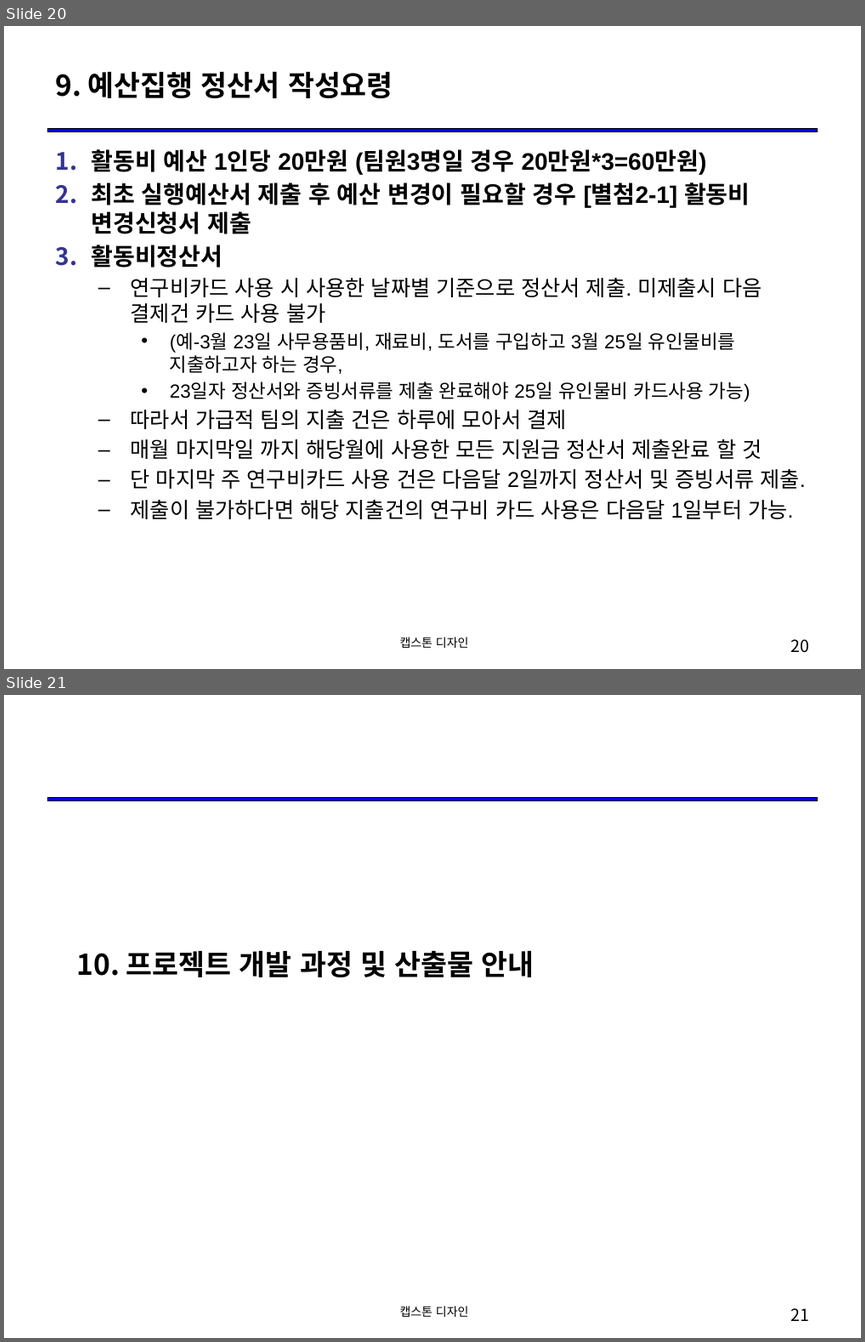
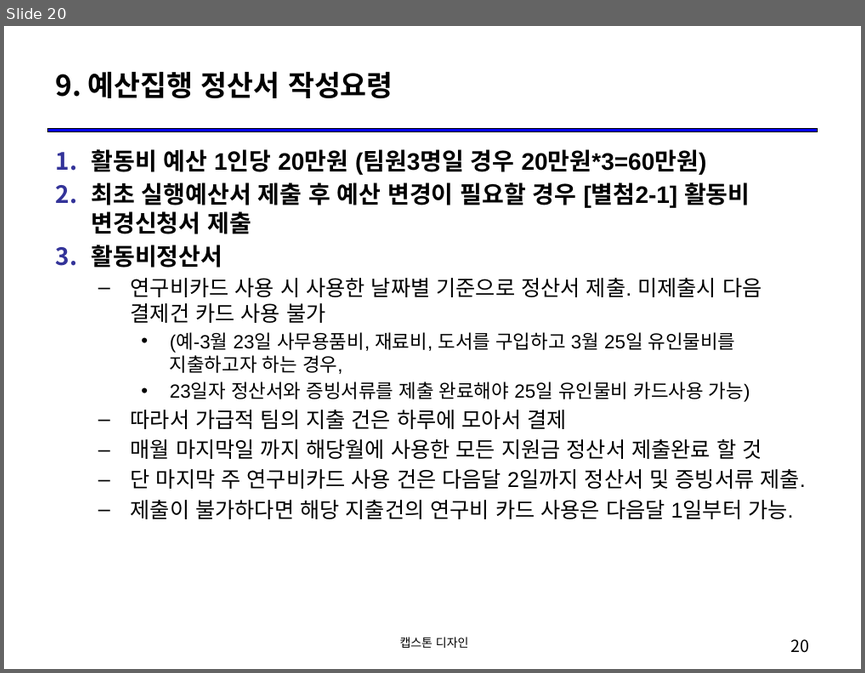
Before and after one commit to hallymsw/2021_1_CapstoneDesign, a slide deck: 01_OT/OT_캡스톤디자인_안내.pptx. Shown one above the other, each under a label of ours: slides 20 and 21 before the commit, slide 20 after it. The pictures are 865x1342 and 865x673 pixels, drawn with LibreOffice and Linux fonts; fonts in the diff are those of the drawing. Boxes give left, top, right and bottom in pixels: in the first picture for what was removed or moved away, otherwise in the second. Text is boxed around its words. In the diff, an @@ line names an element or a change of style, - is before the commit and + after.

```diff
--- a/01_OT/OT_캡스톤디자인_안내.pptx
+++ b/01_OT/OT_캡스톤디자인_안내.pptx
@@ slide 21 removed at bbox=[4, 695, 861, 1338], background #FFFFFF; not listed: 1 template element that a slide beside it also shows @@
@@ title removed at bbox=[77, 951, 534, 977] @@
-10. 프로젝트 개발 과정 및 산출물 안내
@@ text removed at bbox=[400, 1305, 469, 1316] @@
-캡스톤 디자인
@@ page number removed at bbox=[791, 1308, 810, 1321] @@
-21
```
Also in this commit, not shown: 2 slides changed, 6 other slides removed.
